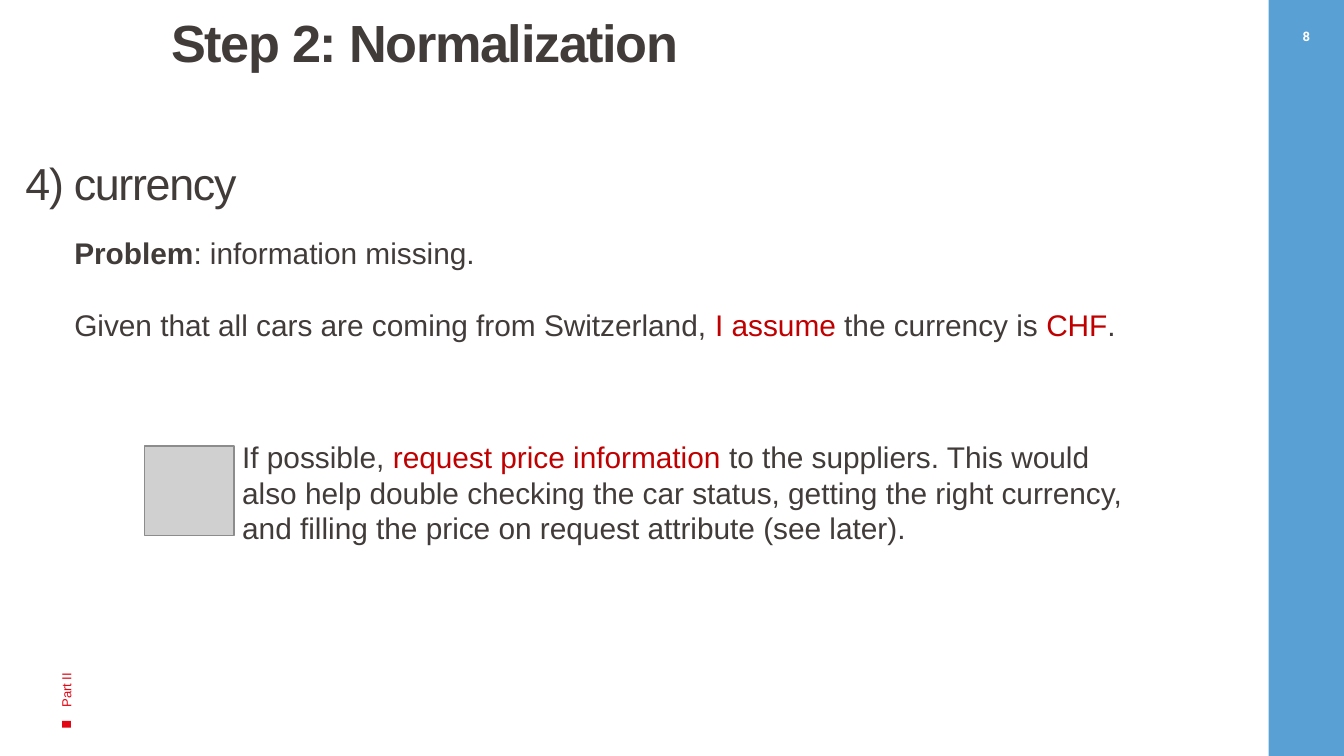
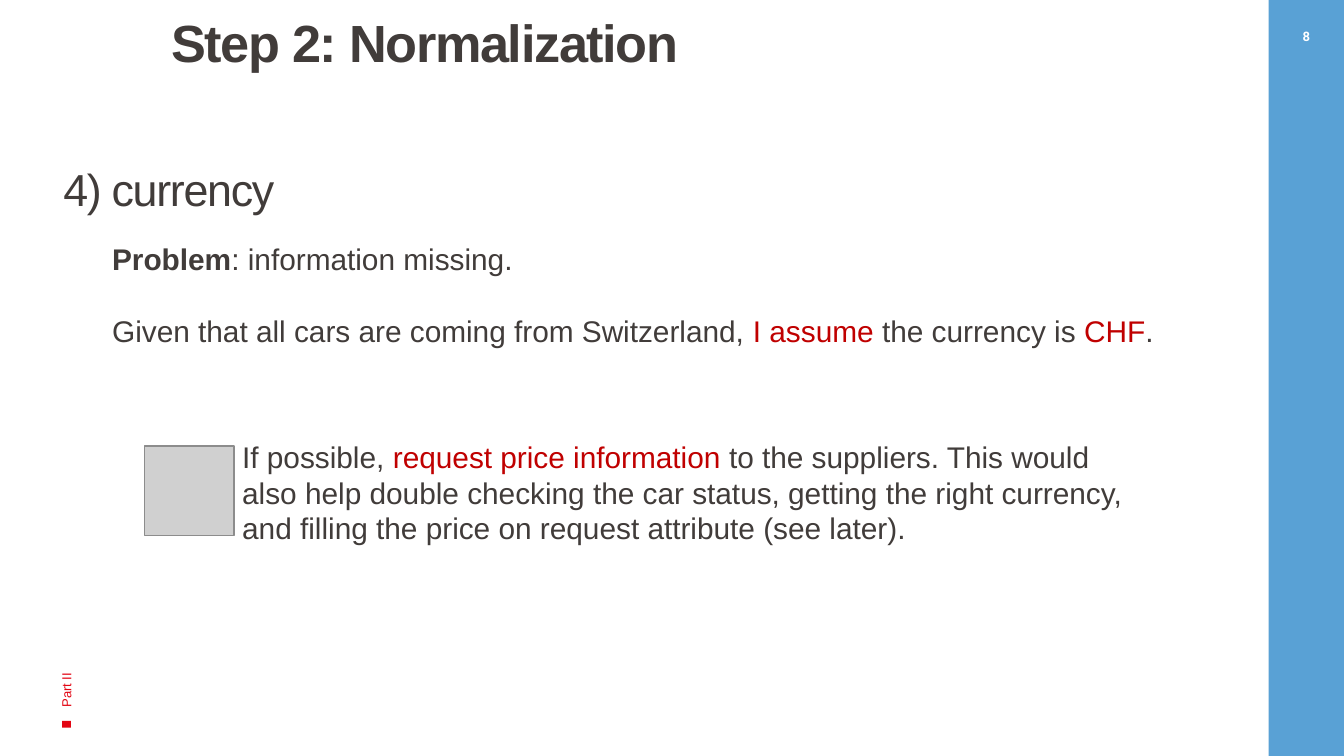
Before and after one commit to pierluigisegatto/Onedot_remote_data_task, a slide deck: slide 9 of customer_presentation/onedot_customer_presentation.pptx. Drawn at 1344x756 pixels with LibreOffice and Linux fonts; fonts in the diff are those of the drawing; grey boxes stand for pictures; background and template pictures are left out. Boxes give left, top, right and bottom in pixels: in the first picture for what was removed or moved away, otherwise in the second. Text is boxed around its words. In the diff, an @@ line names an element or a change of style, - is before the commit and + after.

```diff
--- a/customer_presentation/onedot_customer_presentation.pptx
+++ b/customer_presentation/onedot_customer_presentation.pptx
@@ text "4) currency": place and size @@
-text "4) currency" at [25,167,237,209]
+text "4) currency" at [63,173,275,215]
@@ text "Problem: information missing.": place and size @@
-text "Problem: information missing." at [74,242,1115,341]
+text "Problem: information missing." at [112,248,1153,348]
@@ rectangle: place and size @@
-rectangle at [255,204,304,254]
+rectangle at [293,210,341,259]
```
Also in this commit, not shown: 11 other slides changed, 2 other files.
